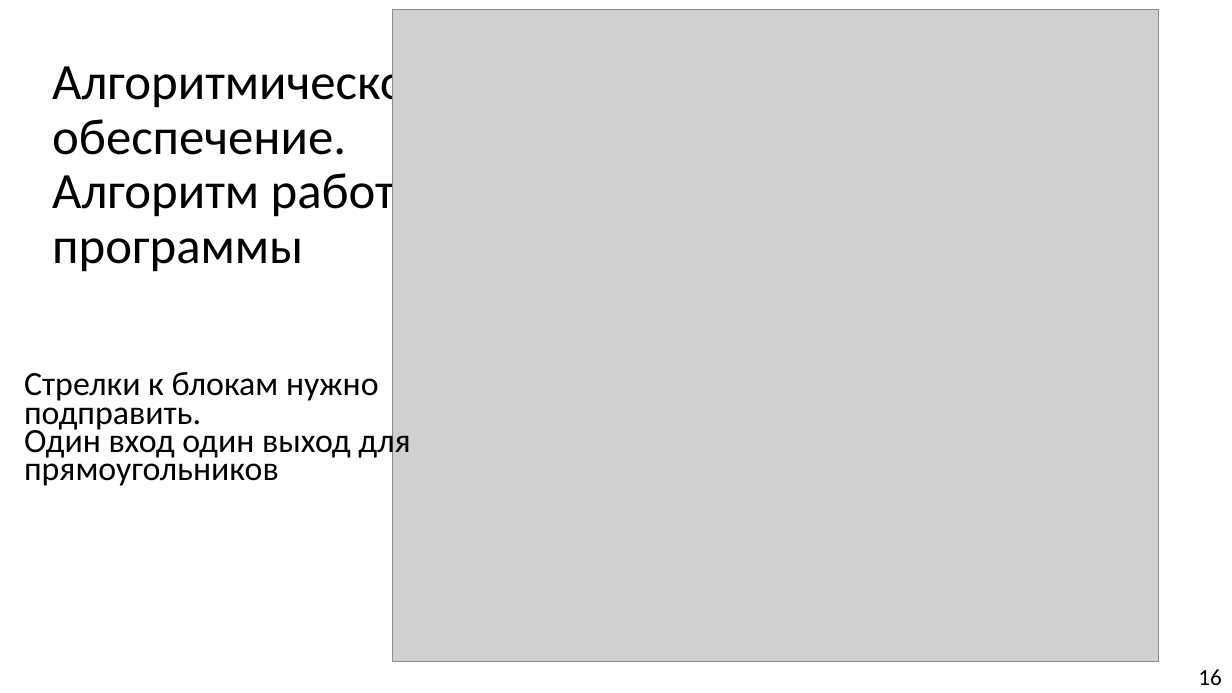
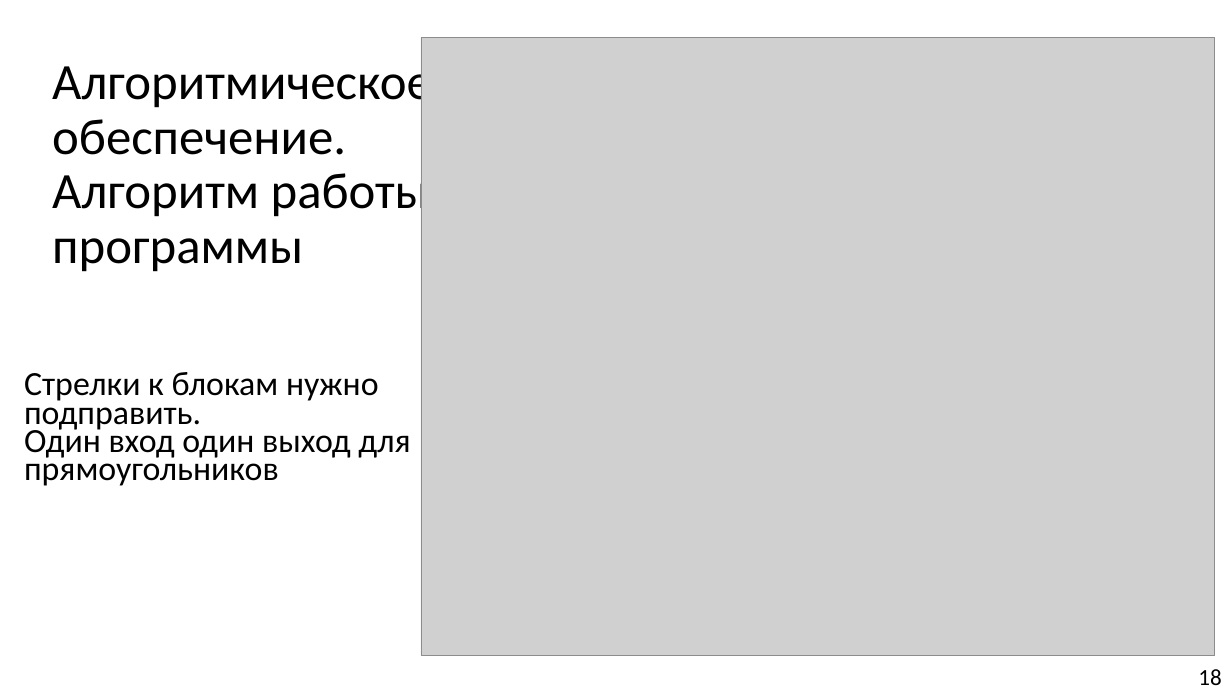
Before and after one commit to Hetsunya/diplom-docs, a slide deck: slide 18 of вкр/презентация по_преддипломной_практике_Демьянцев_Виталий_Владиславович_606_22 (1).pptx (slide 16 before the commit). Drawn at 1232x693 pixels with LibreOffice and Linux fonts; fonts in the diff are those of the drawing; grey boxes stand for pictures. Boxes give left, top, right and bottom in pixels: in the first picture for what was removed or moved away, otherwise in the second. Text is boxed around its words. In the diff, an @@ line names an element or a change of style, - is before the commit and + after.

```diff
--- a/вкр/презентация по_преддипломной_практике_Демьянцев_Виталий_Владиславович_606_22 (1).pptx
+++ b/вкр/презентация по_преддипломной_практике_Демьянцев_Виталий_Владиславович_606_22 (1).pptx
@@ picture: place and size @@
-picture at (393,9,1159,662)
+picture at (421,37,1215,655)
@@ page number at (1198,669,1221,685): text changed @@
-16
+18
```
Also in this commit, not shown: 7 other slides changed, 8 slides added, 6 slides removed, 4 other files.
